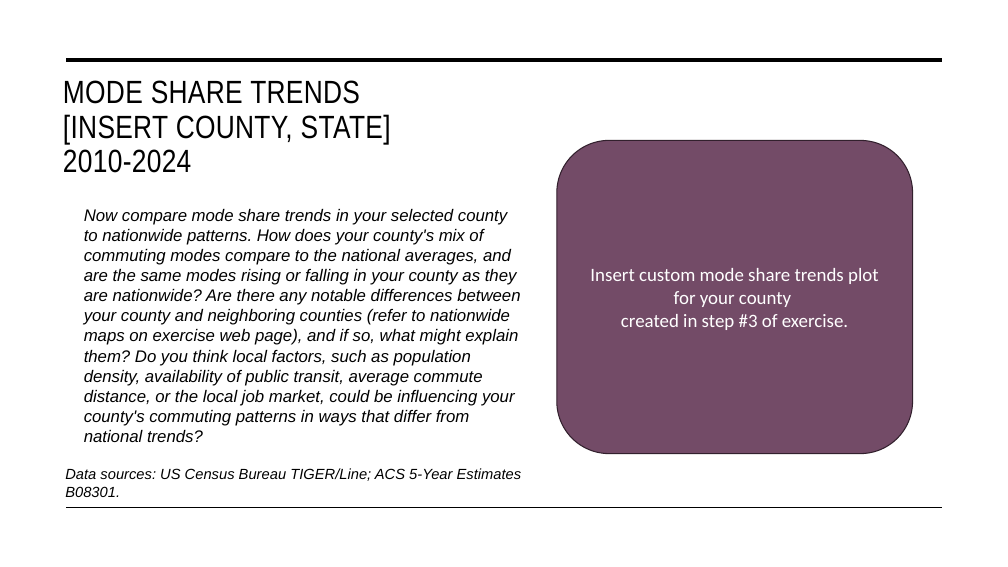
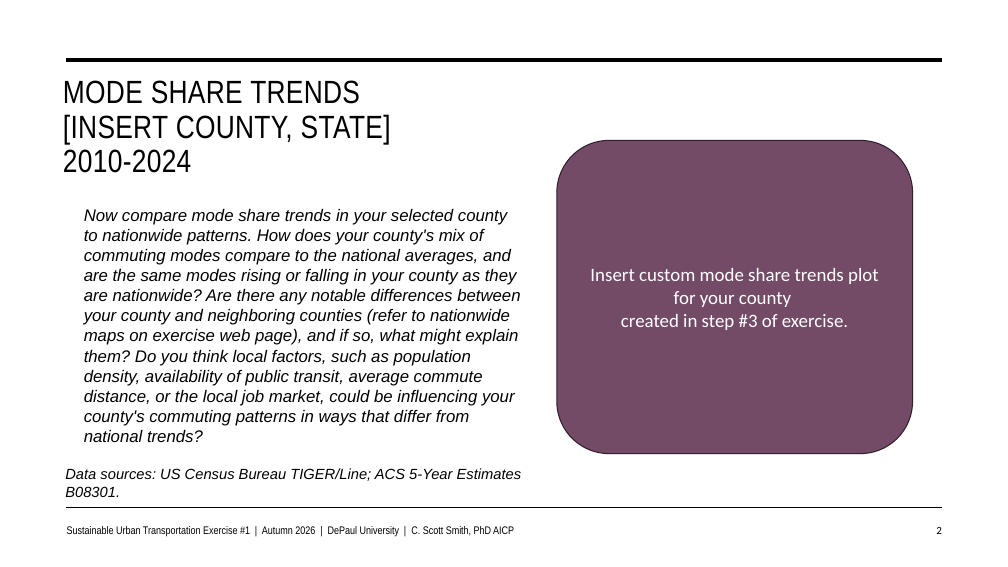
Before and after one commit to justenvirons/pedagogy, a slide deck: slide 2 of 2027/GEO330_Fall_Quarter/exercises/Exercise_01/scripts/slides/Exercise01_Template.pptx. Drawn at 1008x567 pixels with LibreOffice and Linux fonts; fonts in the diff are those of the drawing. Boxes give left, top, right and bottom in pixels: in the first picture for what was removed or moved away, otherwise in the second. Text is boxed around its words. In the diff, an @@ line names an element or a change of style, - is before the commit and + after.

```diff
--- a/2027/GEO330_Fall_Quarter/exercises/Exercise_01/scripts/slides/Exercise01_Template.pptx
+++ b/2027/GEO330_Fall_Quarter/exercises/Exercise_01/scripts/slides/Exercise01_Template.pptx
@@ text added at (67, 526, 514, 536), 10.5 pt, text #000000 @@
+Sustainable Urban Transportation Exercise #1 | Autumn 2026 | DePaul University | C. Scott Smith, PhD AICP
@@ page number added at (936, 527, 942, 534), 10.5 pt, text #000000 @@
+2
```
Also in this commit, not shown: 4 other slides changed, 2 other files.
